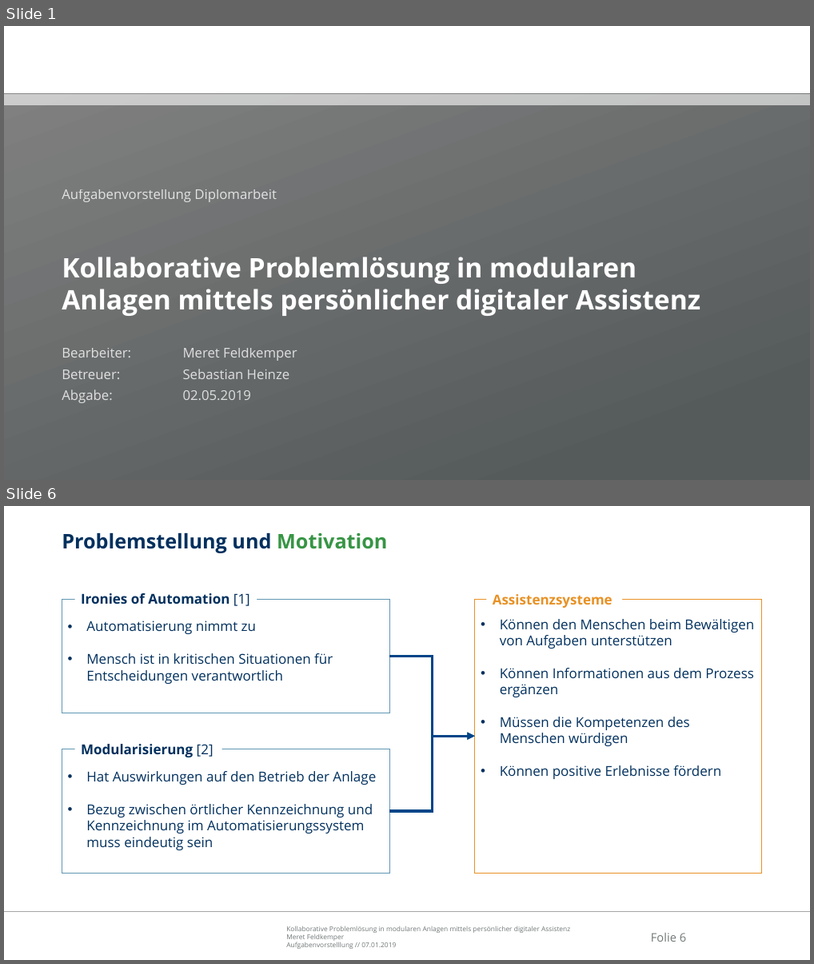
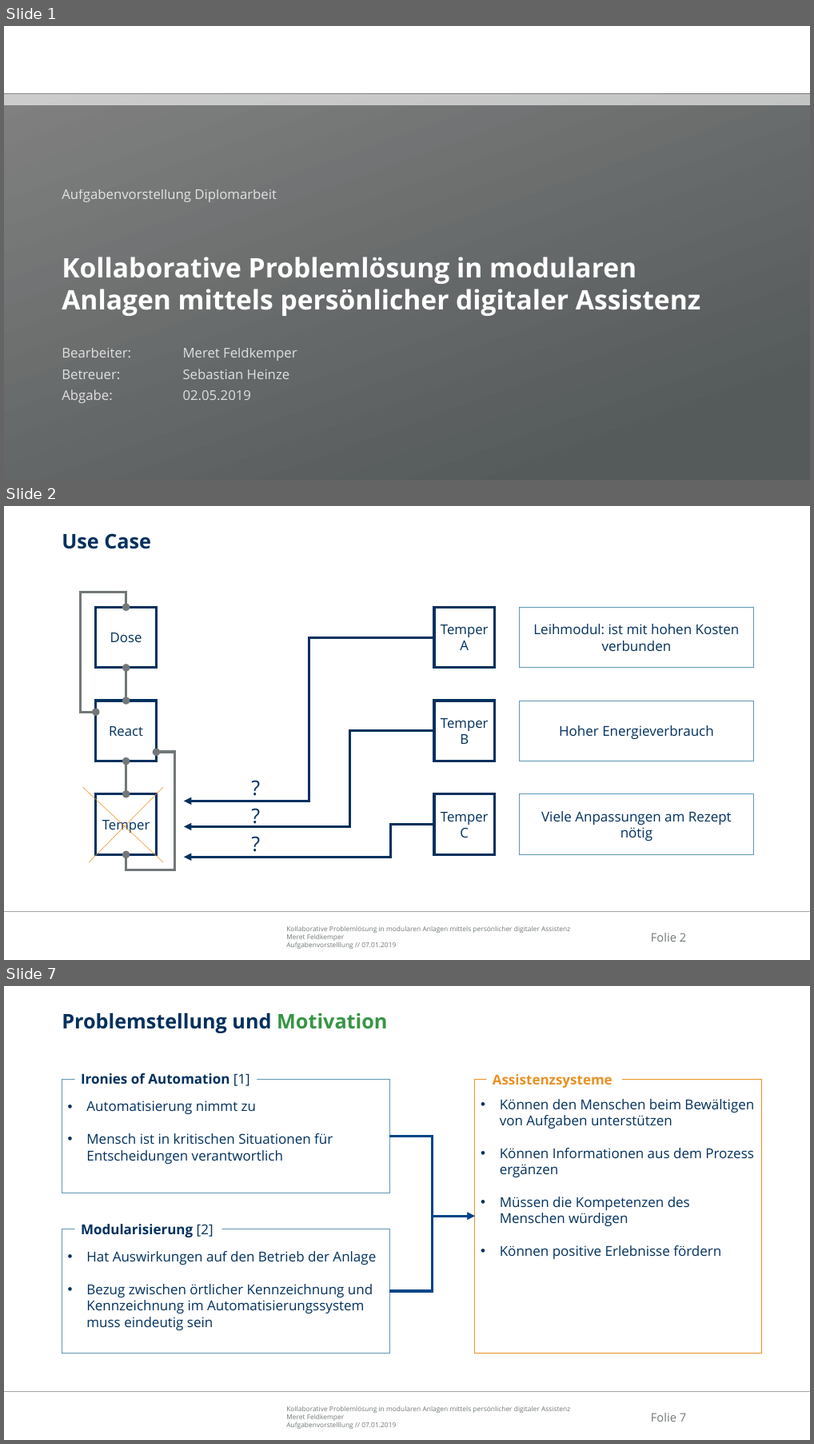
Before and after one commit to Ral3007/Diplomarbeit, a slide deck: Dokumente/Präsentationen/2019-01-24_DA_Feldkemper_Treffen_Krzywinski.pptx. Shown one above the other, each under a label of ours: slides 1 and 6 before the commit, slides 1, 2 and 7 after it; the slides between them are not shown. The pictures are 814x964 and 814x1444 pixels, drawn with LibreOffice and Linux fonts; fonts in the diff are those of the drawing; background and template pictures are left out. Boxes give left, top, right and bottom in pixels: in the first picture for what was removed or moved away, otherwise in the second. Text is boxed around its words. In the diff, an @@ line names an element or a change of style, - is before the commit and + after.

```diff
--- a/Dokumente/Präsentationen/2019-01-24_DA_Feldkemper_Treffen_Krzywinski.pptx
+++ b/Dokumente/Präsentationen/2019-01-24_DA_Feldkemper_Treffen_Krzywinski.pptx
@@ slide 2 added at <box>4,506,810,960</box>, background #FFFFFF; not listed: 3 template elements that a slide beside it also shows @@
@@ title added at <box>62,533,151,549</box>, 24 pt, text #00305E, bold @@
+Use Case
@@ elbow double arrow added from (96, 712) to (126, 607), #727879 3 pt @@
@@ rectangle added at <box>96,607,157,668</box>, fill #FFFFFF, outline #00305E 3 pt, 16 pt, text #00305E @@
+Dose
@@ rectangle added at <box>434,607,495,668</box>, fill #FFFFFF, outline #00305E 3 pt, 16 pt, text #00305E @@
+Temper
+A
@@ rectangle added at <box>519,607,754,668</box>, fill #FFFFFF, outline #6096B3 1 pt, 16.2 pt, text #00305E @@
+Leihmodul: ist mit hohen Kosten verbunden
@@ elbow arrow added from (434, 637) to (184, 800), #00305E 3 pt @@
@@ double arrow added from (126, 668) to (126, 700), #727879 3 pt @@
@@ rectangle added at <box>96,700,157,761</box>, fill #FFFFFF, outline #00305E 3 pt, 16 pt, text #00305E @@
+React
@@ rectangle added at <box>434,700,495,761</box>, fill #FFFFFF, outline #00305E 3 pt, 16 pt, text #00305E @@
+Temper
+B
@@ rectangle added at <box>519,700,754,761</box>, fill #FFFFFF, outline #6096B3 1 pt, 16.2 pt, text #00305E @@
+Hoher Energieverbrauch
@@ elbow arrow added from (434, 731) to (184, 827), #00305E 3 pt @@
@@ double arrow added from (126, 761) to (126, 794), #727879 3 pt @@
@@ elbow double arrow added from (126, 855) to (157, 752), #727879 3 pt @@
@@ line added from (82, 788) to (163, 862), #E89124 0.5 pt @@
@@ line added from (90, 862) to (163, 788), #E89124 0.5 pt @@
@@ text added at <box>239,775,274,800</box>, 24 pt, text #00305E @@
+?
@@ rectangle added at <box>96,794,157,855</box>, fill #FFFFFF, outline #00305E 3 pt, 16 pt, text #00305E @@
+Temper
@@ text added at <box>239,803,274,828</box>, 24 pt, text #00305E @@
+?
@@ rectangle added at <box>434,794,495,855</box>, fill #FFFFFF, outline #00305E 3 pt, 16 pt, text #00305E @@
+Temper
+C
@@ rectangle added at <box>519,794,754,855</box>, fill #FFFFFF, outline #6096B3 1 pt, 16.2 pt, text #00305E @@
+Viele Anpassungen am Rezept nötig
@@ elbow arrow added from (434, 824) to (184, 857), #00305E 3 pt @@
@@ text added at <box>239,831,274,856</box>, 24 pt, text #00305E @@
+?
@@ what was slide 6 is now slide 7 @@
@@ page number at <box>651,1412,686,1421</box>: text changed @@
-Folie 6
+Folie 7
```
Also in this commit, not shown: 4 other slides added, 4 slides removed.
